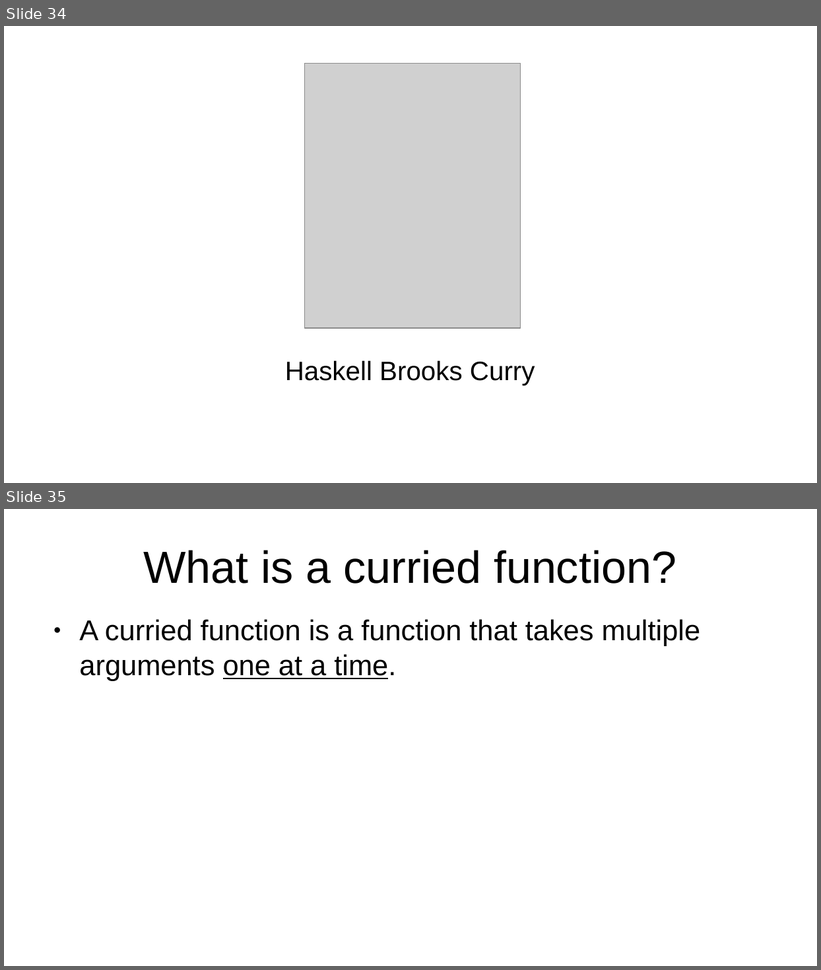
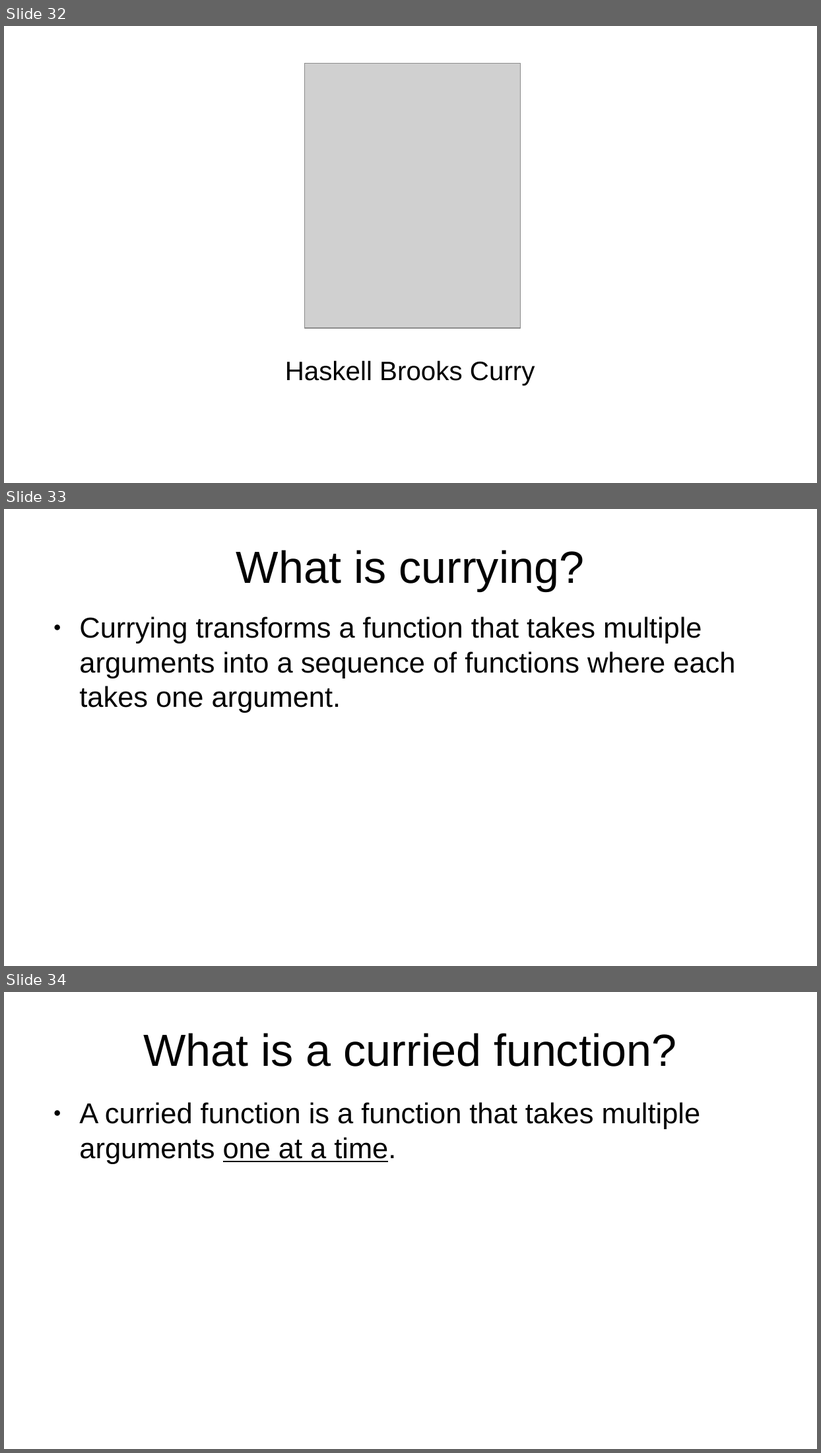
Before and after one commit to carstenbehrens/Functional-Programming-Talk, a slide deck: FunctionalStyleProgramming.odp. Shown one above the other, each under a label of ours: slides 34 and 35 before the commit, slides 32, 33 and 34 after it. The pictures are 821x970 and 821x1453 pixels, drawn with LibreOffice and Linux fonts; fonts in the diff are those of the drawing; grey boxes stand for pictures. Boxes give left, top, right and bottom in pixels: in the first picture for what was removed or moved away, otherwise in the second. Text is boxed around its words. In the diff, an @@ line names an element or a change of style, - is before the commit and + after.

```diff
--- a/FunctionalStyleProgramming.odp
+++ b/FunctionalStyleProgramming.odp
@@ slide 33 added at (x1=4, y1=509, x2=817, y2=966), background #FFFFFF @@
@@ title added at (x1=236, y1=550, x2=584, y2=591), 44 pt, text #000000 @@
+What is currying?
@@ text added at (x1=79, y1=617, x2=735, y2=713), 28 pt, text #000000 @@
+● Currying transforms a function that takes multiple arguments into a sequence of functions where each takes one argument.
@@ what was slide 34 is now slide 32 @@
@@ what was slide 35 is now slide 34 @@
```
Also in this commit, not shown: 1 slide changed, 2 slides removed.
